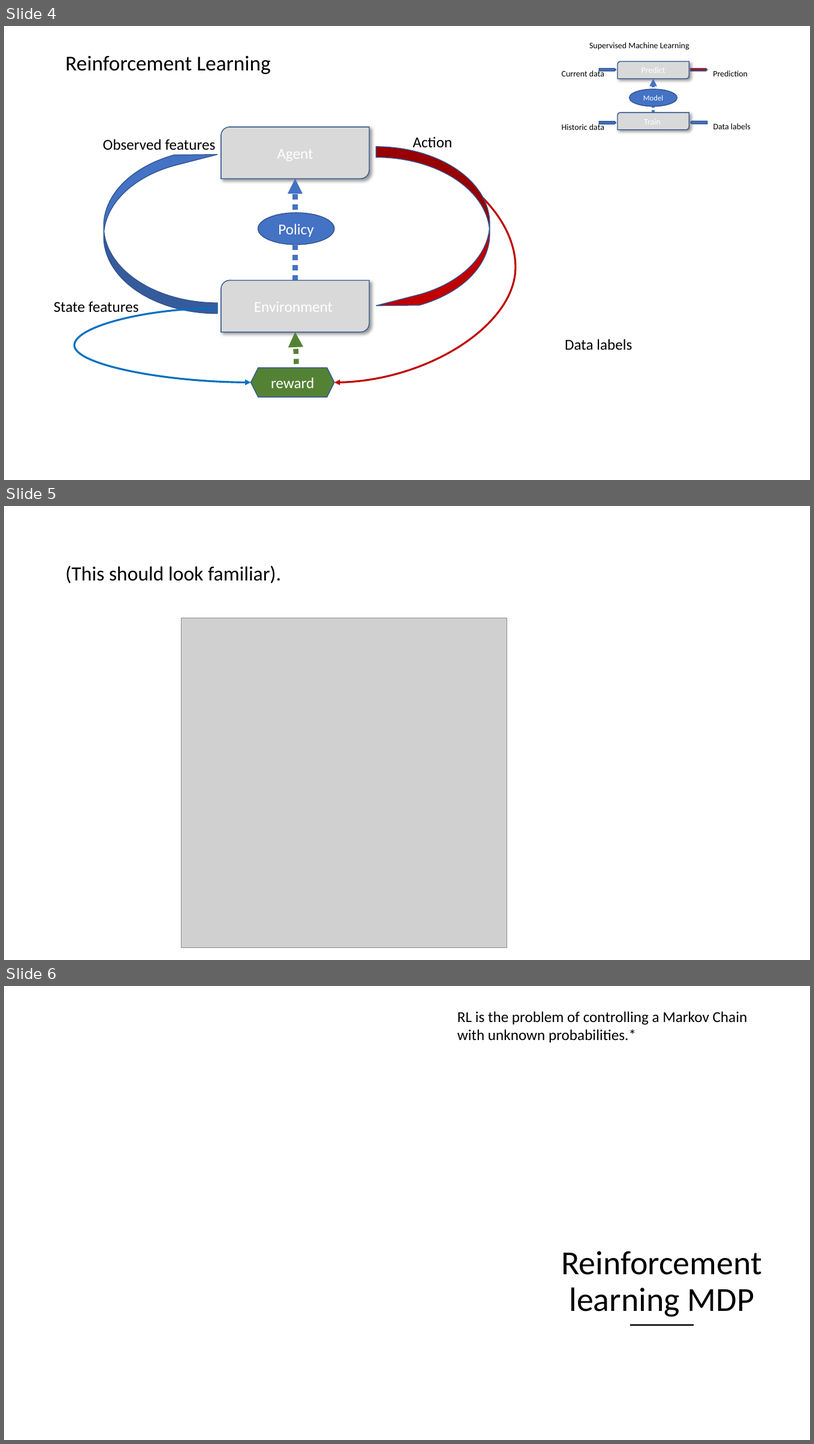
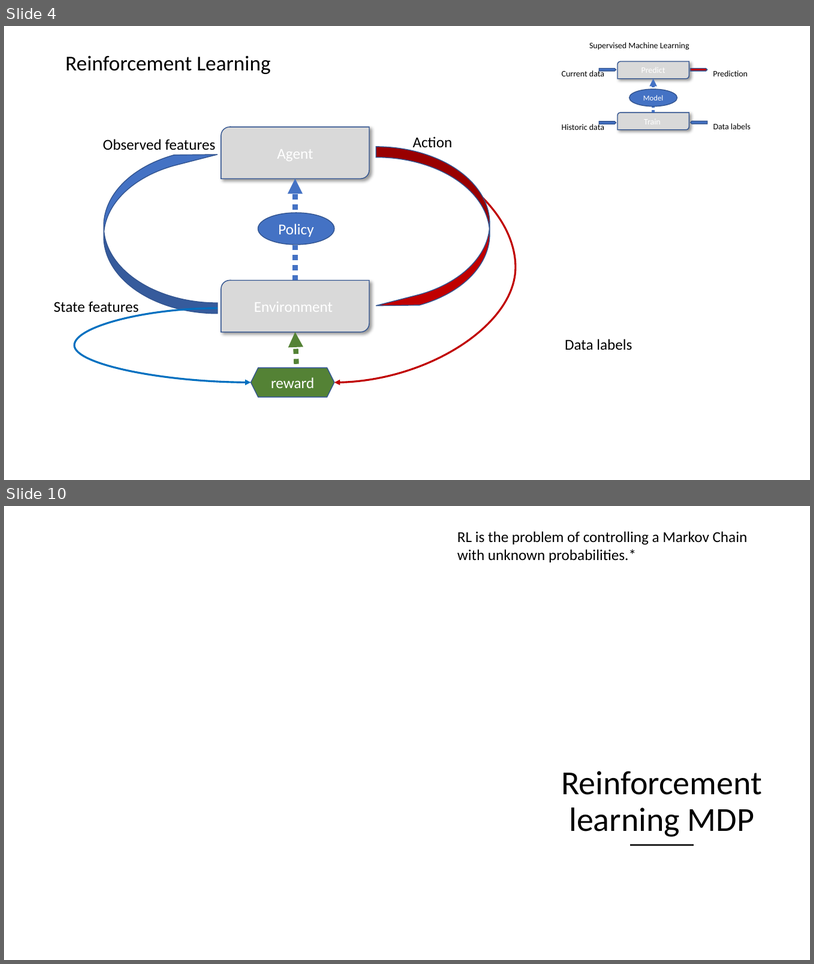
Before and after one commit to microsoft/ICSE2019, a slide deck: Rlearning/RL_ICSE.pptx. Shown one above the other, each under a label of ours: slides 4, 5 and 6 before the commit, slides 4 and 10 after it; the slides between them are not shown. The pictures are 814x1444 and 814x964 pixels, drawn with LibreOffice and Linux fonts; fonts in the diff are those of the drawing; grey boxes stand for pictures; background and template pictures are left out. Boxes give left, top, right and bottom in pixels: in the first picture for what was removed or moved away, otherwise in the second. Text is boxed around its words. In the diff, an @@ line names an element or a change of style, - is before the commit and + after.

```diff
--- a/Rlearning/RL_ICSE.pptx
+++ b/Rlearning/RL_ICSE.pptx
@@ slide 5 removed at [4,506,810,960], background #FFFFFF @@
@@ title removed at [65,565,281,583] @@
-(This should look familiar).
@@ picture removed at [181,618,507,948] @@
@@ what was slide 6 is now slide 10 @@
```
Also in this commit, not shown: 2 slides changed, 9 slides added, 5 other files.
